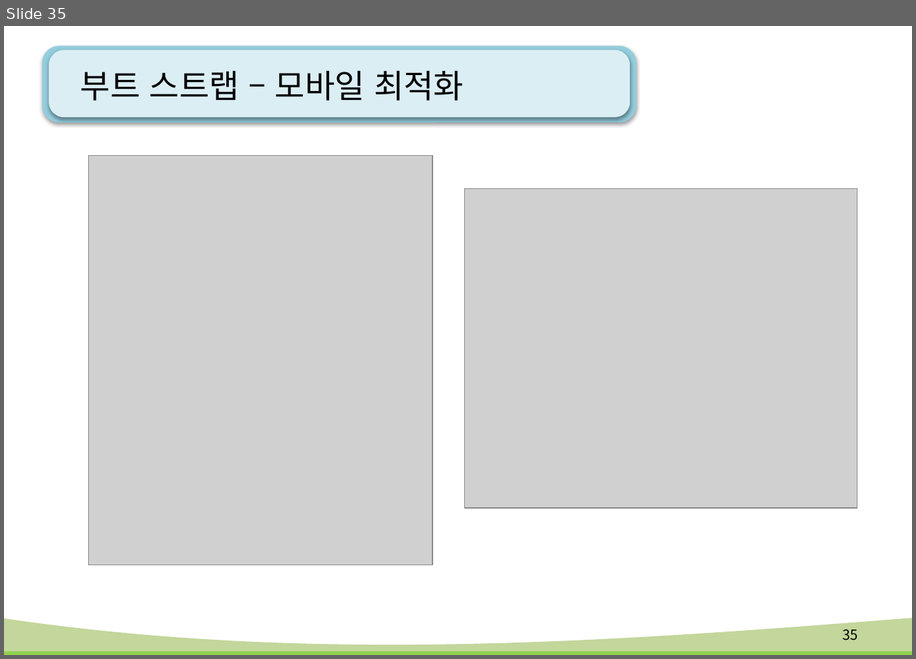
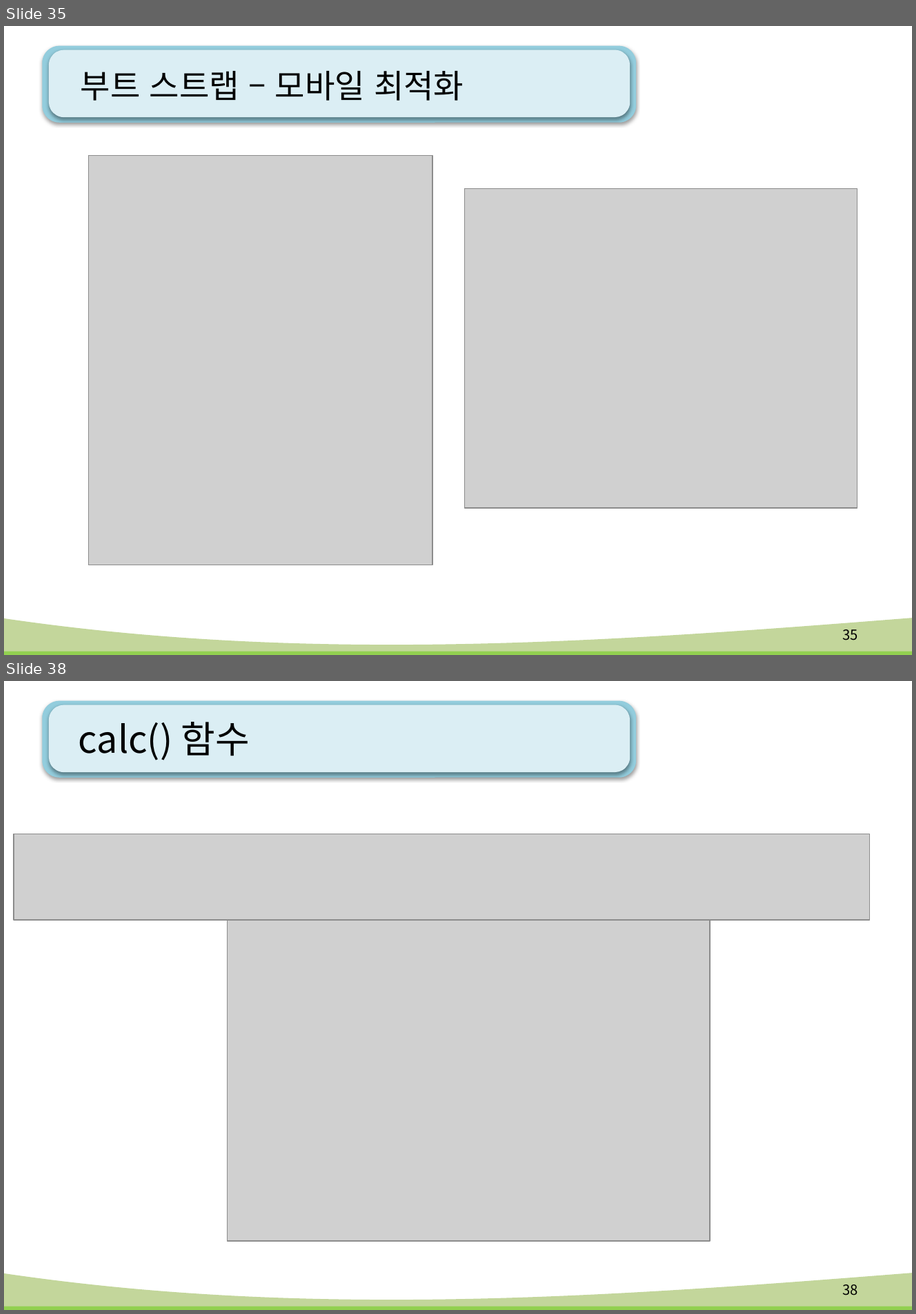
Before and after one commit to kiyongee2/green_project_web, a slide deck: html-css_ppt/12강. flex(플렉스).pptx. Shown one above the other, each under a label of ours: slide 35 before the commit, slides 35 and 38 after it; the slides between them are not shown. The pictures are 916x659 and 916x1314 pixels, drawn with LibreOffice and Linux fonts; fonts in the diff are those of the drawing; grey boxes stand for pictures; background and template pictures are left out. Boxes give left, top, right and bottom in pixels: in the first picture for what was removed or moved away, otherwise in the second. Text is boxed around its words. In the diff, an @@ line names an element or a change of style, - is before the commit and + after.

```diff
--- a/html-css_ppt/12강. flex(플렉스).pptx
+++ b/html-css_ppt/12강. flex(플렉스).pptx
@@ slide 38 added at box(4, 681, 912, 1310), background #FFFFFF; not listed: 4 template elements that a slide beside it also shows @@
@@ title added at box(79, 722, 250, 760), 32 pt, text #000000 @@
+calc() 함수
@@ picture added at box(14, 833, 870, 919) @@
@@ picture added at box(227, 920, 710, 1241) @@
@@ page number added at box(843, 1284, 858, 1295), 12 pt, text #000000 @@
+38
```
Also in this commit, not shown: 2 other slides added, 9 other files.
